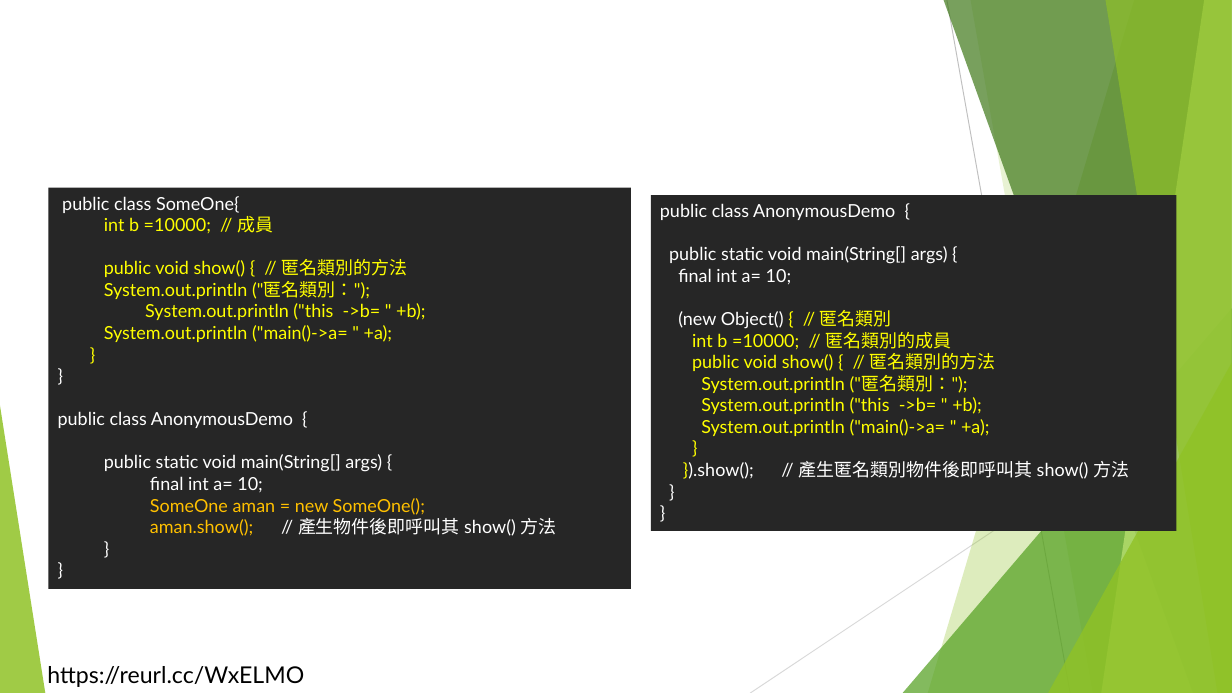
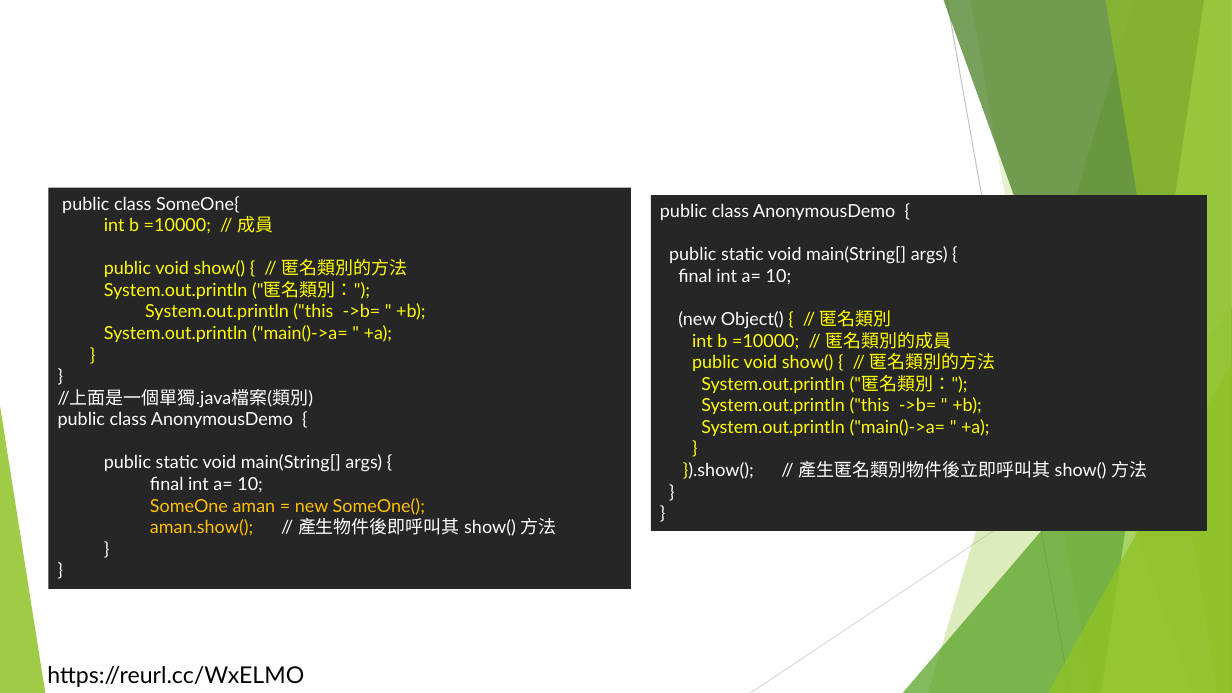
Before and after one commit to liulawsi/My_PPTs, a slide deck: slide 79 of LCC/Java/17_多執行緒及lambda.pptx (slide 77 before the commit). Drawn at 1232x693 pixels with LibreOffice and Linux fonts; fonts in the diff are those of the drawing; background and template pictures are left out. Boxes give left, top, right and bottom in pixels: in the first picture for what was removed or moved away, otherwise in the second. Text is boxed around its words. In the diff, an @@ line names an element or a change of style, - is before the commit and + after.

```diff
--- a/LCC/Java/17_多執行緒及lambda.pptx
+++ b/LCC/Java/17_多執行緒及lambda.pptx
@@ rectangle "public class AnonymousDemo {": place and size @@
-rectangle "public class AnonymousDemo {" at (651, 195, 1177, 531)
+rectangle "public class AnonymousDemo {" at (651, 195, 1207, 531)
@@ text in rectangle at (58, 389, 313, 408): paragraph added @@
+//上面是一個單獨.java檔案(類別)
@@ text in rectangle at (683, 461, 1147, 479): text changed @@
-}).show(); // 產生匿名類別物件後即呼叫其 show() 方法
+}).show(); // 產生匿名類別物件後立即呼叫其 show() 方法
```
Also in this commit, not shown: 4 other slides changed, 3 slides added, 1 slide removed.
